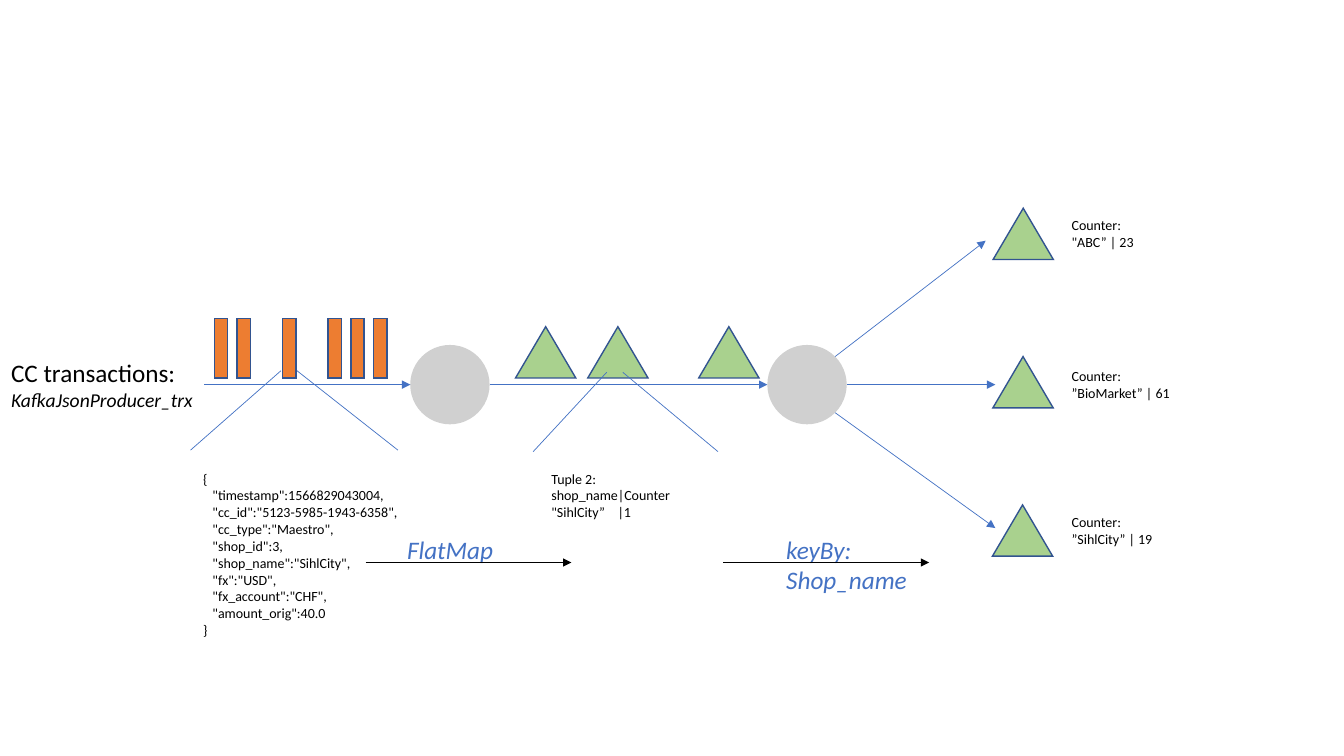
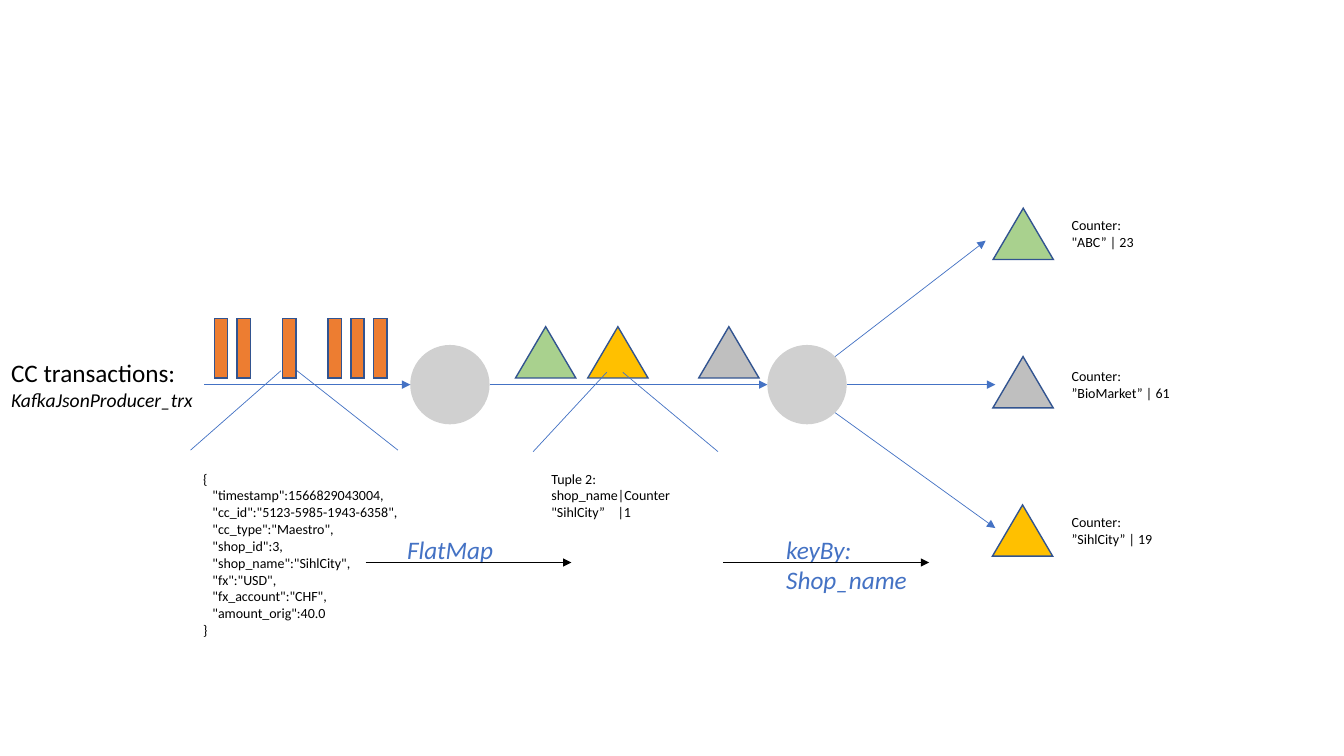
Before and after one commit to tspannhw/Streaming, a slide deck: slide 3 of Images/Presentation1.pptx. Drawn at 1344x756 pixels with LibreOffice and Linux fonts; fonts in the diff are those of the drawing; grey boxes stand for pictures. Boxes give left, top, right and bottom in pixels: in the first picture for what was removed or moved away, otherwise in the second. Text is boxed around its words. In the diff, an @@ line names an element or a change of style, - is before the commit and + after.

```diff
--- a/Images/Presentation1.pptx
+++ b/Images/Presentation1.pptx
@@ triangle at (x1=588, y1=327, x2=648, y2=378): fill #A9D18E to #FFC000 @@
@@ triangle at (x1=699, y1=327, x2=759, y2=378): fill #A9D18E to #BFBFBF @@
@@ triangle at (x1=993, y1=357, x2=1054, y2=408): fill #A9D18E to #BFBFBF @@
@@ triangle at (x1=993, y1=505, x2=1054, y2=557): fill #A9D18E to #FFC000 @@
```
Also in this commit, not shown: 3 other slides changed, 3 slides added, 15 other files.
